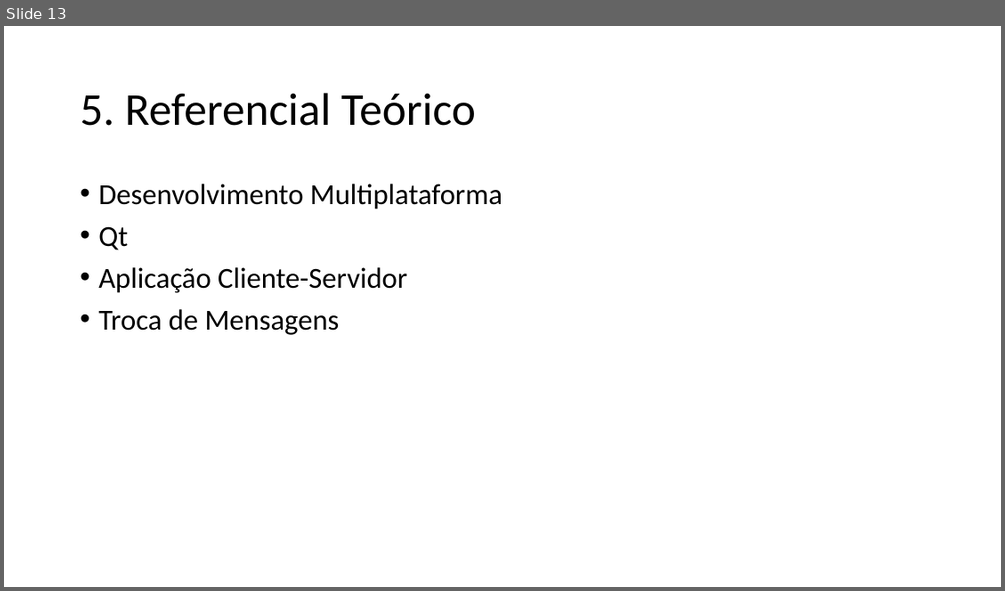
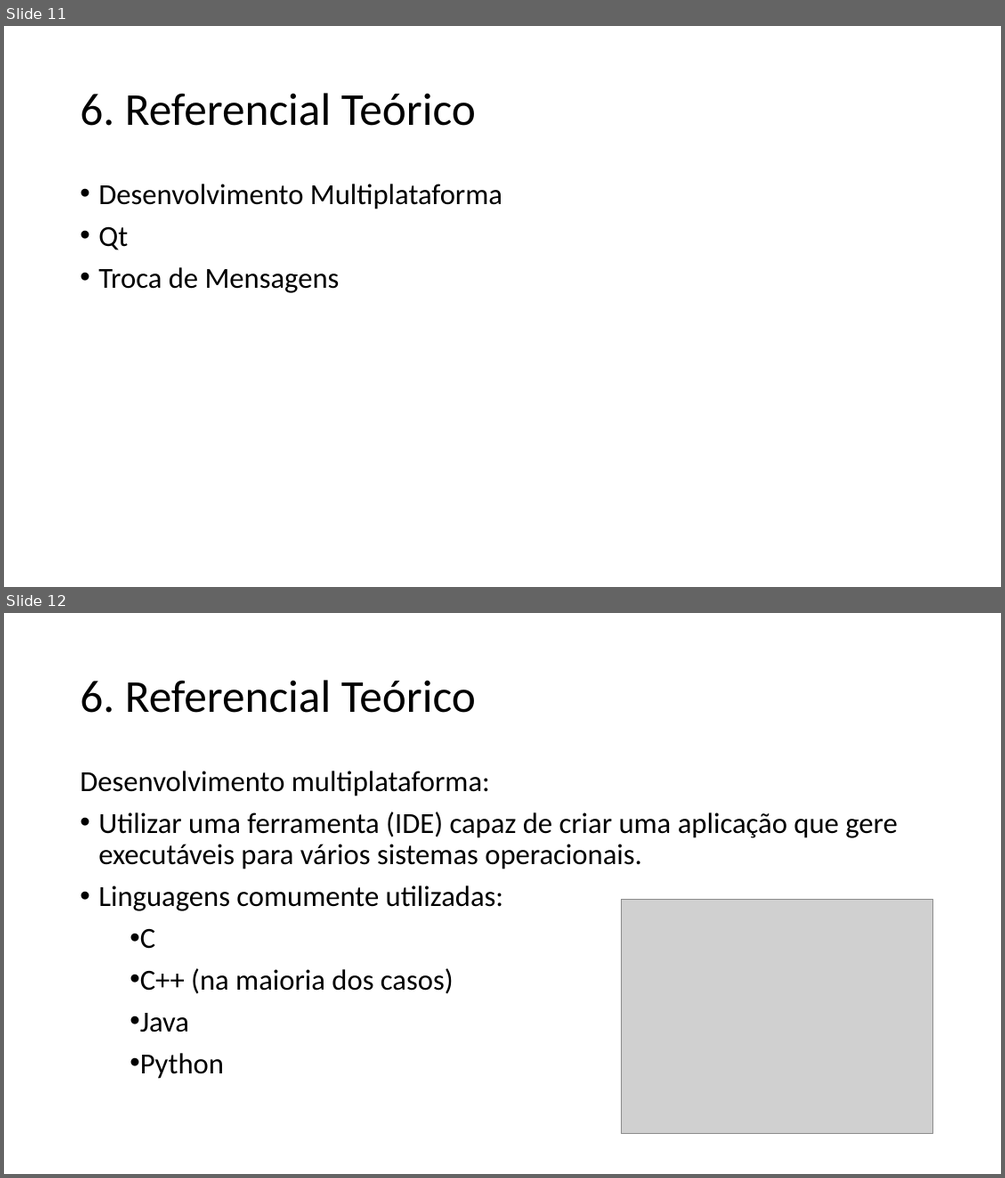
Before and after one commit to ricardopetrere/TCC_FTT, a slide deck: documentos/Apresentação_22_09.pptx. Shown one above the other, each under a label of ours: slide 13 before the commit, slides 11 and 12 after it. The pictures are 1005x591 and 1005x1178 pixels, drawn with LibreOffice and Linux fonts; fonts in the diff are those of the drawing; grey boxes stand for pictures. Boxes give left, top, right and bottom in pixels: in the first picture for what was removed or moved away, otherwise in the second. Text is boxed around its words. In the diff, an @@ line names an element or a change of style, - is before the commit and + after.

```diff
--- a/documentos/Apresentação_22_09.pptx
+++ b/documentos/Apresentação_22_09.pptx
@@ slide 12 added at (x1=4, y1=613, x2=1001, y2=1174), background #FFFFFF @@
@@ title added at (x1=80, y1=680, x2=476, y2=713), 44 pt, text #000000 @@
+6. Referencial Teórico
@@ text added at (x1=80, y1=771, x2=898, y2=1078), 28 pt, text #000000 @@
+Desenvolvimento multiplataforma:
+• Utilizar uma ferramenta (IDE) capaz de criar uma aplicação que gere executáveis para vários sistemas operacionais.
+• Linguagens comumente utilizadas:
+  • C
+  • C++ (na maioria dos casos)
+  • Java
+  • Python
@@ picture added at (x1=621, y1=900, x2=933, y2=1135) @@
@@ what was slide 13 is now slide 11 @@
@@ slide 11 changed as well @@
@@ title at (x1=80, y1=93, x2=476, y2=126): text changed @@
-5. Referencial Teórico
+6. Referencial Teórico
@@ text "Desenvolvimento Multiplataforma" at (x1=98, y1=184, x2=502, y2=293): less space between paragraphs @@
@@ text at (x1=98, y1=267, x2=407, y2=293): paragraph removed @@
-• Aplicação Cliente-Servidor
```
Also in this commit, not shown: 10 other slides changed, 5 other slides added, 2 slides removed.
